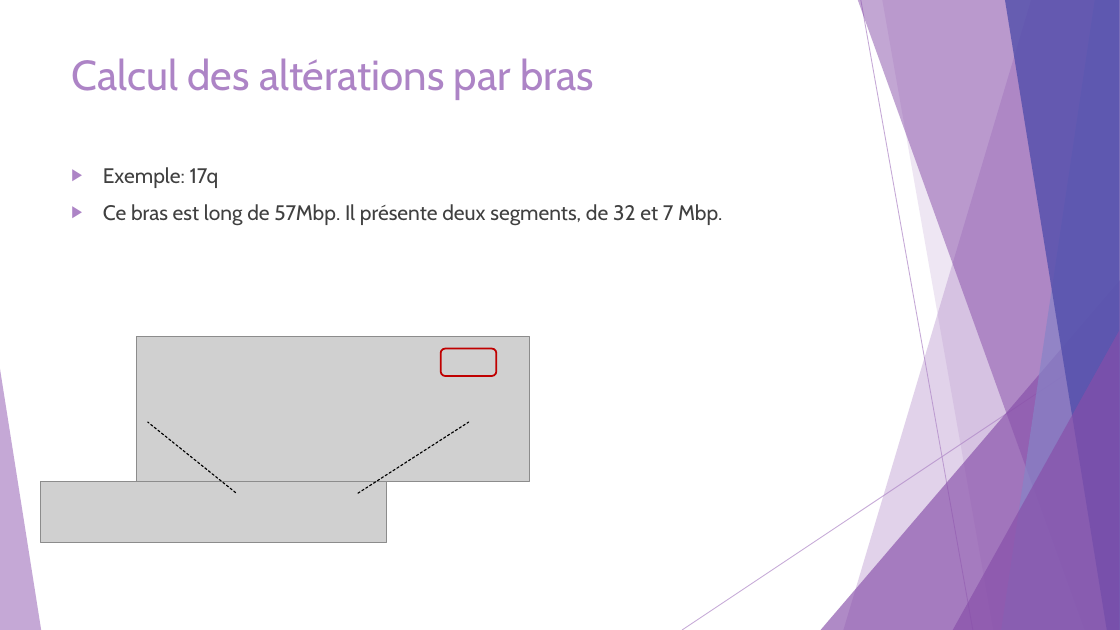
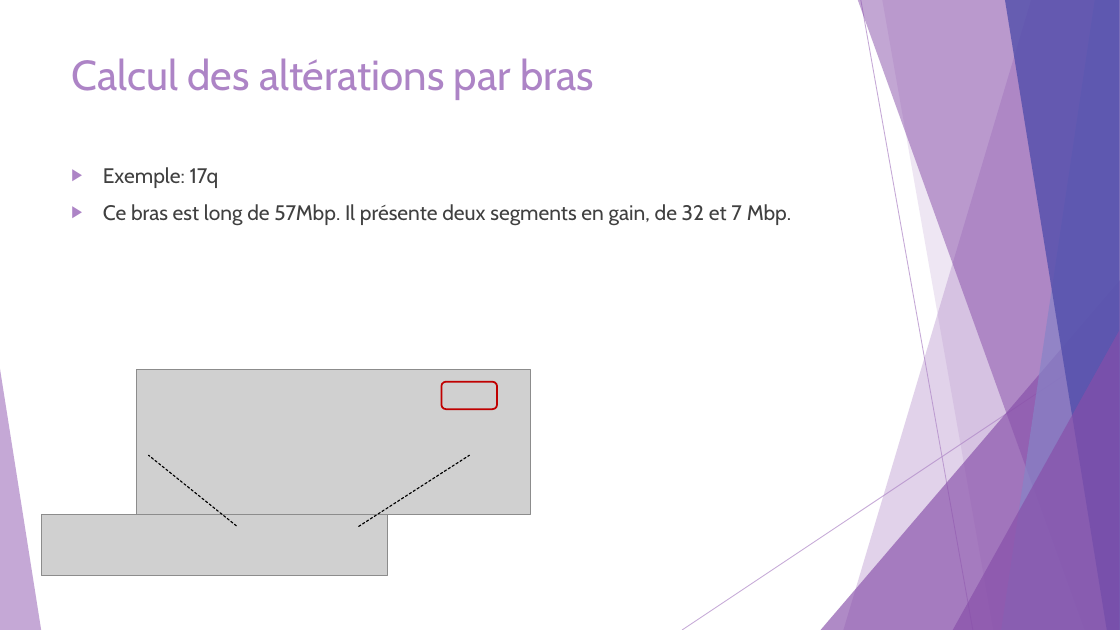
Before and after one commit to Elie-Bordron/DEA-dataviz, a slide deck: slide 11 of docs/docs_I_made/slides/OncoscanR.pptx (slide 8 before the commit). Drawn at 1120x630 pixels with LibreOffice and Linux fonts; fonts in the diff are those of the drawing; grey boxes stand for pictures. Boxes give left, top, right and bottom in pixels: in the first picture for what was removed or moved away, otherwise in the second. Text is boxed around its words. In the diff, an @@ line names an element or a change of style, - is before the commit and + after.

```diff
--- a/docs/docs_I_made/slides/OncoscanR.pptx
+++ b/docs/docs_I_made/slides/OncoscanR.pptx
@@ text at [103, 204, 791, 226]: text changed @@
-▶ Ce bras est long de 57Mbp. Il présente deux segments, de 32 et 7 Mbp.
+▶ Ce bras est long de 57Mbp. Il présente deux segments en gain, de 32 et 7 Mbp.
@@ picture: place and size @@
-picture at [136, 337, 530, 482]
+picture at [137, 370, 531, 515]
@@ 2 lines, 1 rounded rectangle: place and size @@
-2 lines, 1 rounded rectangle at [148, 349, 497, 493]
+2 lines, 1 rounded rectangle at [149, 381, 497, 527]
@@ picture: place and size @@
-picture at [40, 481, 386, 543]
+picture at [41, 515, 387, 576]
```
Also in this commit, not shown: 6 other slides changed, 5 slides added, 1 slide removed, 29 other files.
